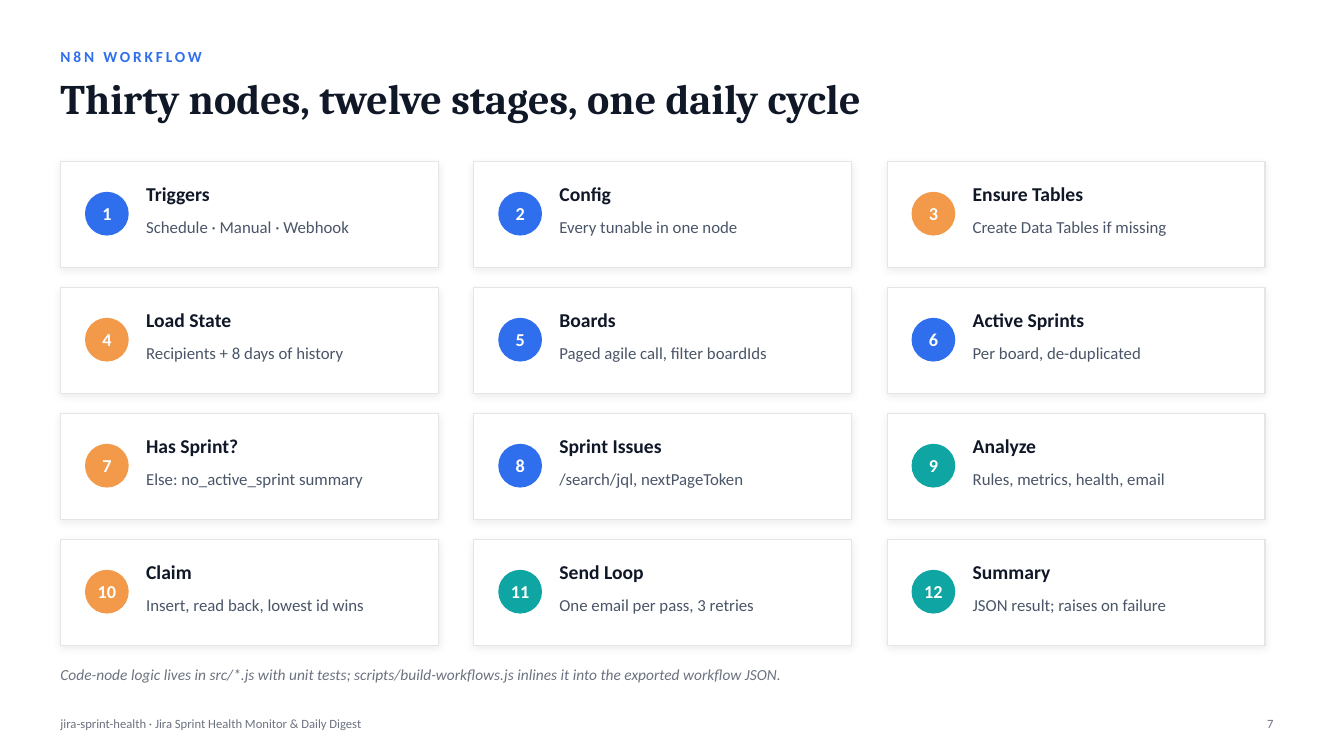
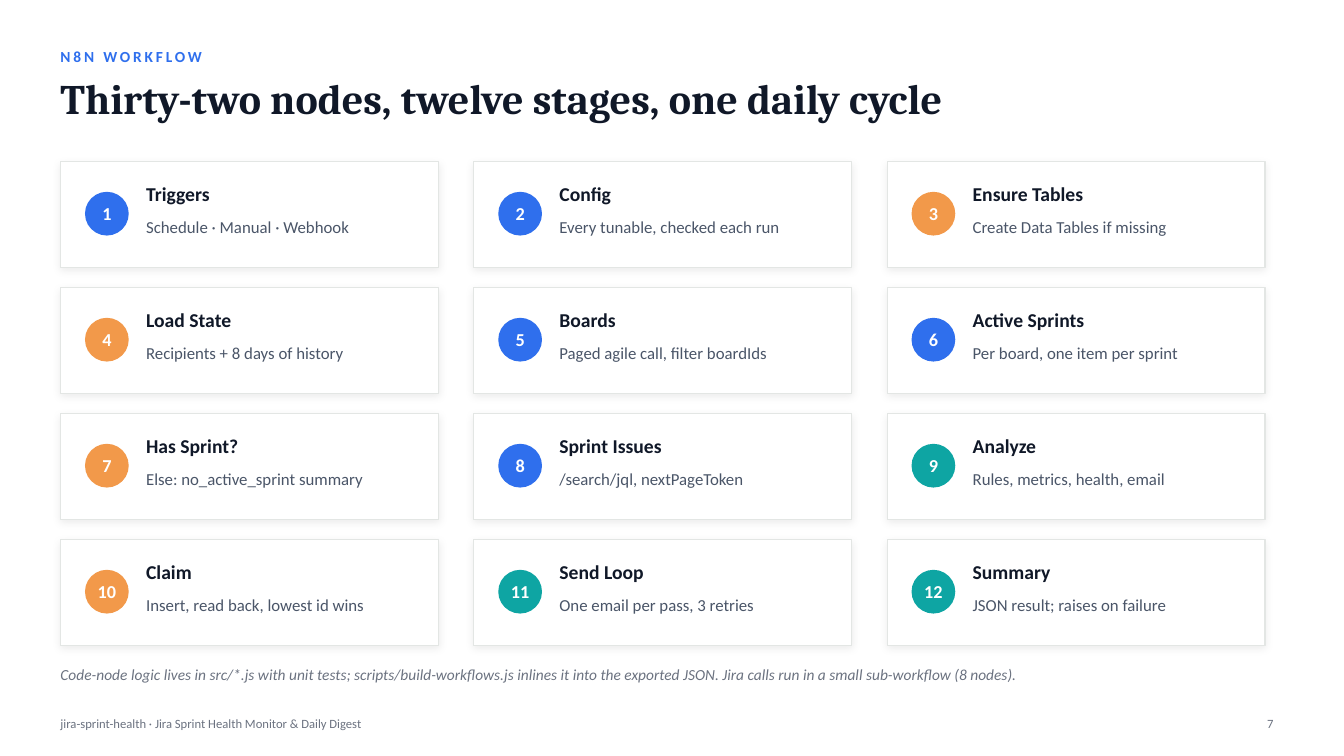
Before and after one commit to Chethan616/jira-sprint-health-n8n, a slide deck: slide 7 of deck/Jira-Sprint-Health-Monitor.pptx. Drawn at 1344x756 pixels with LibreOffice and Linux fonts; fonts in the diff are those of the drawing. Boxes give left, top, right and bottom in pixels: in the first picture for what was removed or moved away, otherwise in the second. Text is boxed around its words. In the diff, an @@ line names an element or a change of style, - is before the commit and + after.

Commit message:
Address review feedback: account ids, multi-board routing, config validation, story points, rate limits, timezone check
- Workload grouped by Jira accountId; shared display names shown as "Name (…1a2b)"
- Sprints listed on several boards reach every board's subscribers once (sprintBoardRouting)
- src/validate.js: required values, ranges, URL, IANA timezone, API limits; runs in the
  Config node and at build time; workflow timezone must match Config.timezone
- Story-point progress alongside issue count (progressBasis, coverage guard, trend)
- Jira GET sub-workflow (src/jira-paging.js): Retry-After / X-RateLimit-Reset, exponential
  backoff with jitter, no retry on other 4xx; Jira errors reach the admin alert
- scripts/live-check.js: read-only pre-flight against a live Jira site
- INSTRUCTIONS.md replaces jira_ins.txt; docs, sample digest and detailed deck updated
- Tests: 28/28 unit, 27/27 end-to-end (n8n 2.48.8); live run on Jira Cloud + Gmail recorded

```diff
--- a/deck/Jira-Sprint-Health-Monitor.pptx
+++ b/deck/Jira-Sprint-Health-Monitor.pptx
@@ text at [60, 84, 942, 124]: text changed @@
-Thirty nodes, twelve stages, one daily cycle
+Thirty-two nodes, twelve stages, one daily cycle
@@ text at [559, 221, 779, 236]: text changed @@
-Every tunable in one node
+Every tunable, checked each run
@@ text at [973, 347, 1177, 362]: text changed @@
-Per board, de-duplicated
+Per board, one item per sprint
@@ text at [60, 669, 1016, 683]: text changed @@
-Code-node logic lives in src/*.js with unit tests; scripts/build-workflows.js inlines it into the exported workflow JSON.
+Code-node logic lives in src/*.js with unit tests; scripts/build-workflows.js inlines it into the exported JSON. Jira calls run in a small sub-workflow (8 nodes).
```
Also in this commit, not shown: 10 other slides changed, 4 slides added, 25 other files.
